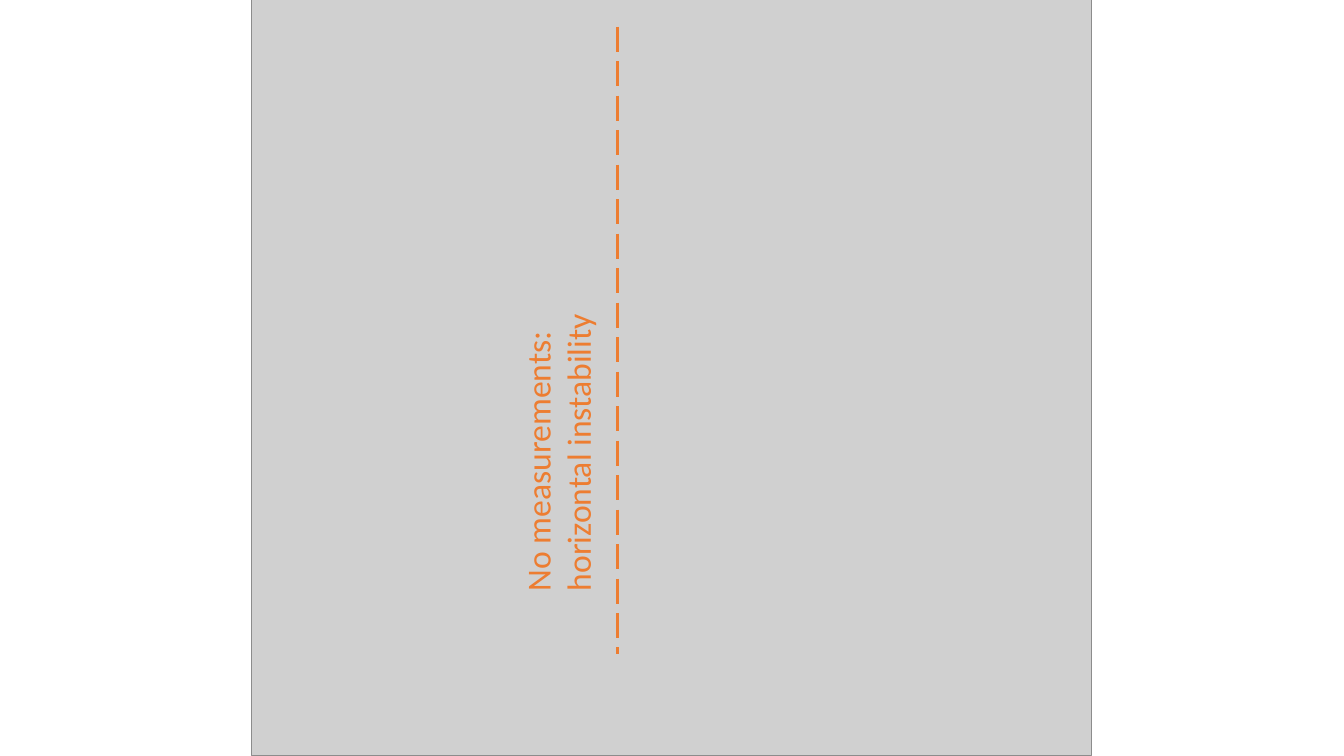
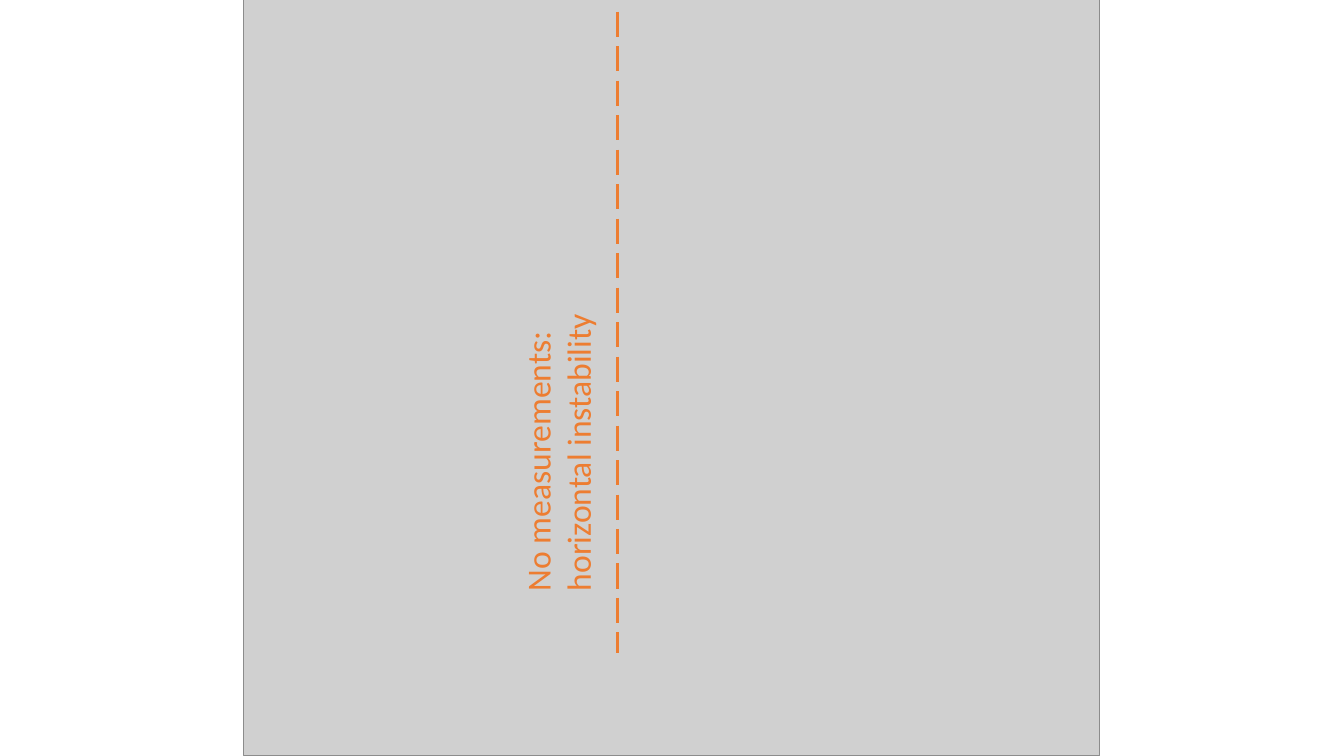
Before and after one commit to natriant/PhD_thesis, a slide deck: slide 1 of images/Ch8/modify_figure_octupole_scan.pptx. Drawn at 1344x756 pixels with LibreOffice and Linux fonts; fonts in the diff are those of the drawing; grey boxes stand for pictures. Boxes give left, top, right and bottom in pixels: in the first picture for what was removed or moved away, otherwise in the second. Text is boxed around its words. In the diff, an @@ line names an element or a change of style, - is before the commit and + after.

```diff
--- a/images/Ch8/modify_figure_octupole_scan.pptx
+++ b/images/Ch8/modify_figure_octupole_scan.pptx
@@ picture: place and size @@
-picture at (252, 0, 1092, 755)
+picture at (244, 0, 1100, 756)
@@ line moved from (618, 27) - (618, 654) to (618, 12) - (618, 652) @@
```
Also in this commit, not shown: 5 other files.
